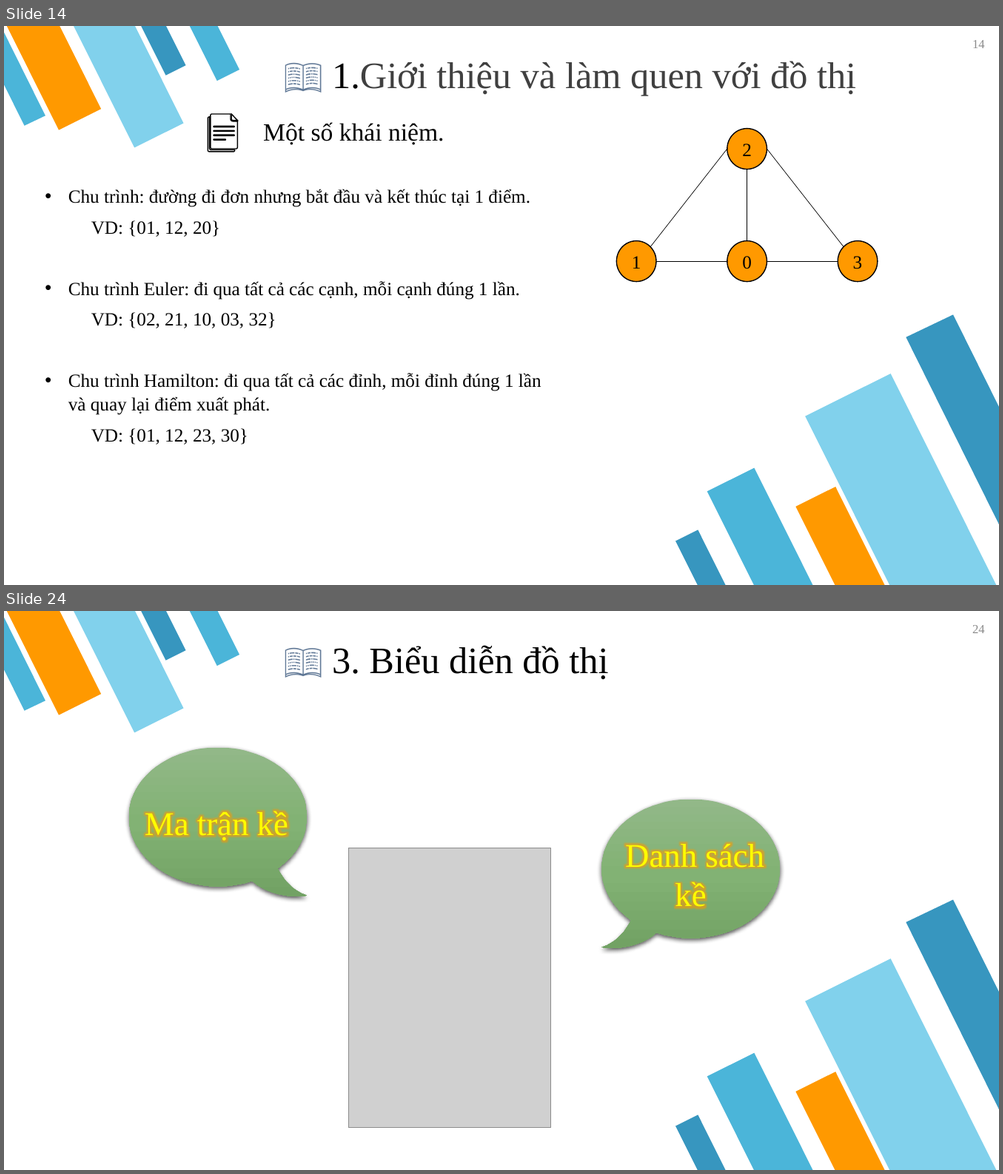
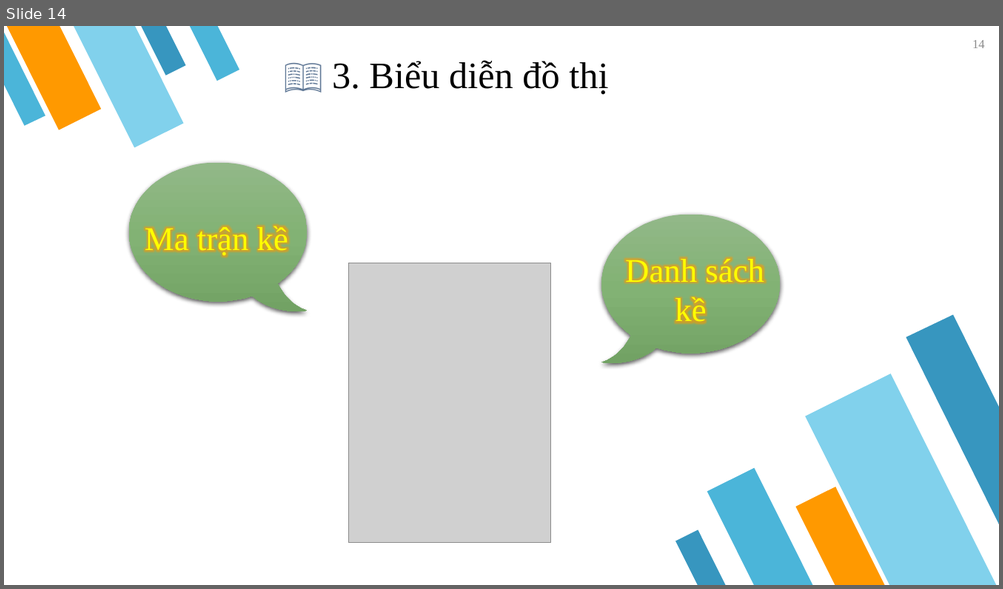
Before and after one commit to Nhom006/Nhom006, a slide deck: Bai_thuyet_trinh/graph.pptx. Shown one above the other, each under a label of ours: slides 14 and 24 before the commit, slide 14 after it; the slides between them are not shown. The pictures are 1003x1174 and 1003x589 pixels, drawn with LibreOffice and Linux fonts; fonts in the diff are those of the drawing; grey boxes stand for pictures. Boxes give left, top, right and bottom in pixels: in the first picture for what was removed or moved away, otherwise in the second. Text is boxed around its words. In the diff, an @@ line names an element or a change of style, - is before the commit and + after.

```diff
--- a/Bai_thuyet_trinh/graph.pptx
+++ b/Bai_thuyet_trinh/graph.pptx
@@ slide 14 removed at (4,26,999,585), background #FFFFFF; not listed: 10 template elements that a slide beside it also shows @@
@@ page number removed at (972,40,984,48) @@
-14
@@ text removed at (332,61,856,96) @@
-📖 1.Giới thiệu và làm quen với đồ thị
@@ freeform shape removed at (210,114,238,149) @@
@@ freeform shape removed at (232,114,238,120) @@
@@ freeform shape removed at (208,117,235,152) @@
@@ text removed at (263,122,444,145) @@
-Một số khái niệm.
@@ ellipse removed at (727,128,766,170) @@
-2
@@ line removed from (727, 149) to (650, 247) @@
@@ line removed from (766, 149) to (843, 247) @@
@@ line removed from (747, 170) to (747, 241) @@
@@ text removed at (68,189,541,445) @@
-• Chu trình: đường đi đơn nhưng bắt đầu và kết thúc tại 1 điểm.
-VD: {01, 12, 20}
-• Chu trình Euler: đi qua tất cả các cạnh, mỗi cạnh đúng 1 lần.
-VD: {02, 21, 10, 03, 32}
-• Chu trình Hamilton: đi qua tất cả các đỉnh, mỗi đỉnh đúng 1 lần và quay lại điểm xuất phát.
-VD: {01, 12, 23, 30}
@@ ellipse removed at (617,241,656,282) @@
-1
@@ ellipse removed at (727,241,766,282) @@
-0
@@ ellipse removed at (837,241,877,282) @@
-3
@@ line removed from (656, 262) to (727, 262) @@
@@ line removed from (766, 262) to (837, 262) @@
@@ what was slide 24 is now slide 14 @@
@@ page number at (972,40,984,48): text changed @@
-24
+14
```
Also in this commit, not shown: 14 slides changed, 44 slides added, 21 other slides removed, 1 other file.
